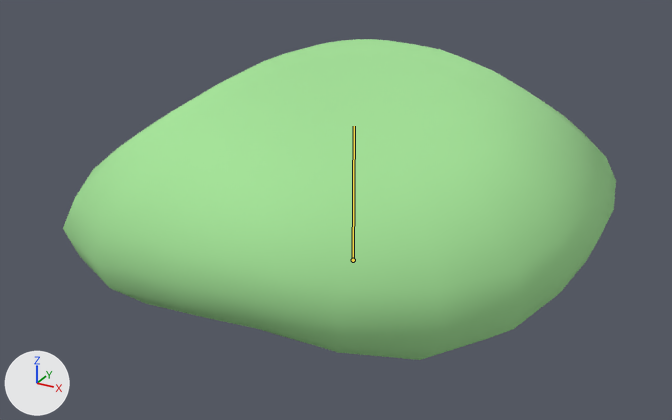
A saved change to the glTF model assets/models/blob.gltf.
The view is the same before and after, from a 50 mm lens placed at (0.888, -1.697, 1.057), pointed at (-0.029, -0.029, 0.223). Arrows for +X, +Y and +Z are at lower left; the lights stay in place. The picture after the commit comes second. Both versions are drawn at frame 7 of the action 'attack'; the numbers are the values there. The bones that change, and the others that lie on the model, are drawn over the model as lines.
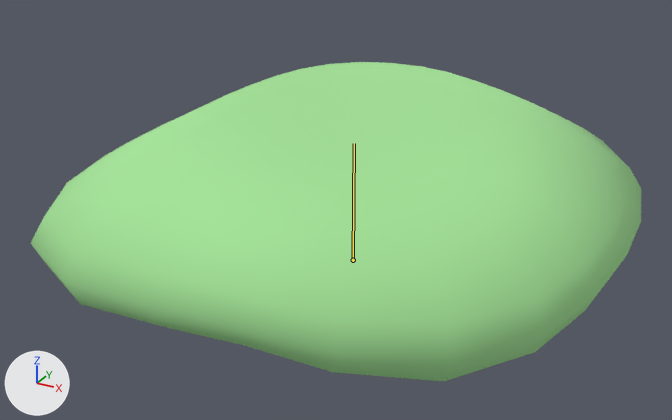
What differs and where, as boxes [x1, y1, x2, y2] in the pictures (672 x 420 px):
'Mesh_0', posed (10% wider): before [63, 39, 616, 360]; after [31, 62, 641, 381]
bone 'base', root to tip: before (353, 260) to (354, 126); after (353, 260) to (354, 143)

The change in detail:
Bone 'base' (bone_base) is rescaled from (1.26, 0.72, 1.26) to (1.39, 0.63, 1.39).
